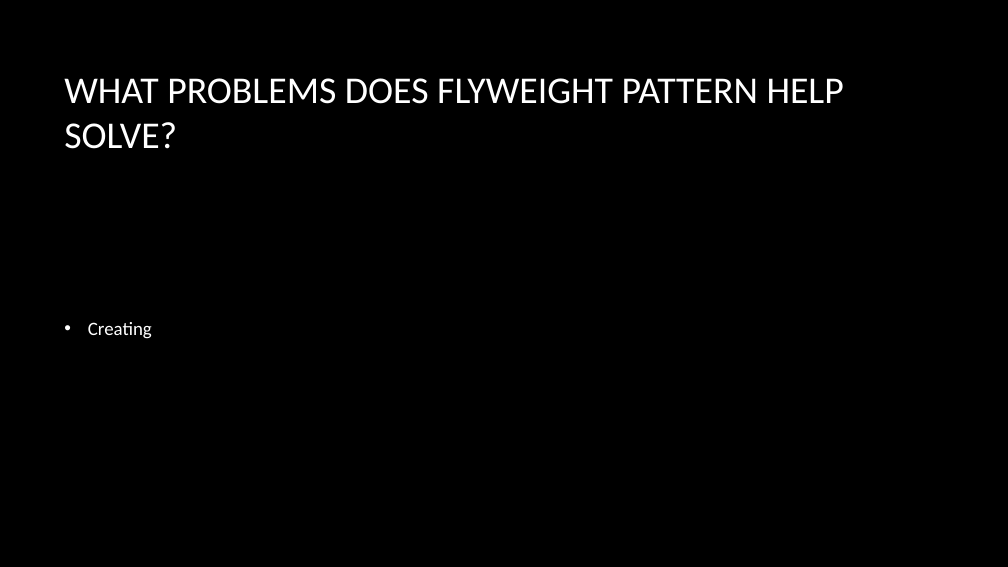
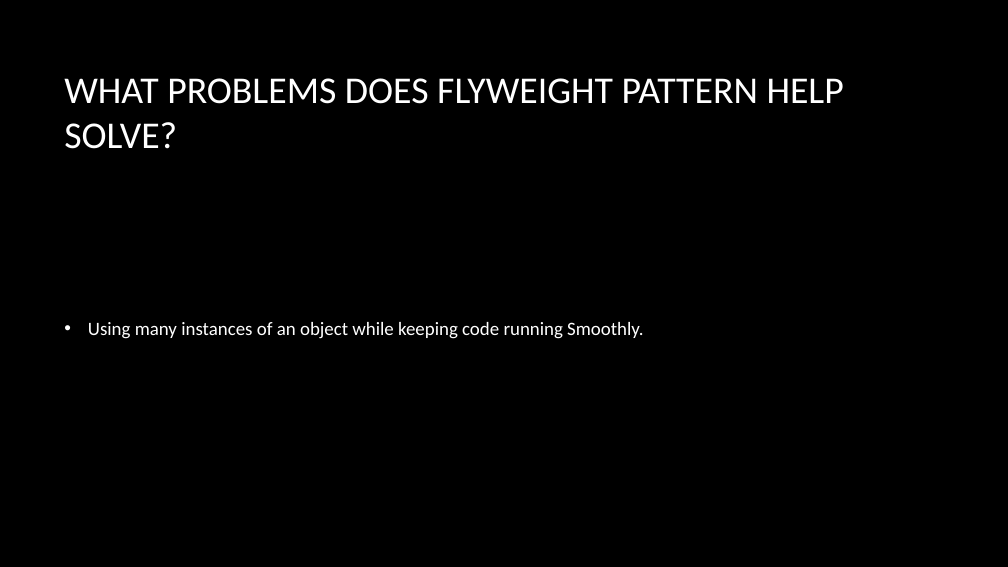
Before and after one commit to dundane/CSC360Demos, a slide deck: slide 213 of CSC360Demo/Design Patterns Slide Show.pptx. Drawn at 1008x567 pixels with LibreOffice and Linux fonts; fonts in the diff are those of the drawing; background and template pictures are left out. Boxes give left, top, right and bottom in pixels: in the first picture for what was removed or moved away, otherwise in the second. Text is boxed around its words. In the diff, an @@ line names an element or a change of style, - is before the commit and + after.

```diff
--- a/CSC360Demo/Design Patterns Slide Show.pptx
+++ b/CSC360Demo/Design Patterns Slide Show.pptx
@@ text at bbox=[88, 322, 643, 339]: text changed @@
-• Creating
+• Using many instances of an object while keeping code running Smoothly.
```
Also in this commit, not shown: 15 other slides changed.
